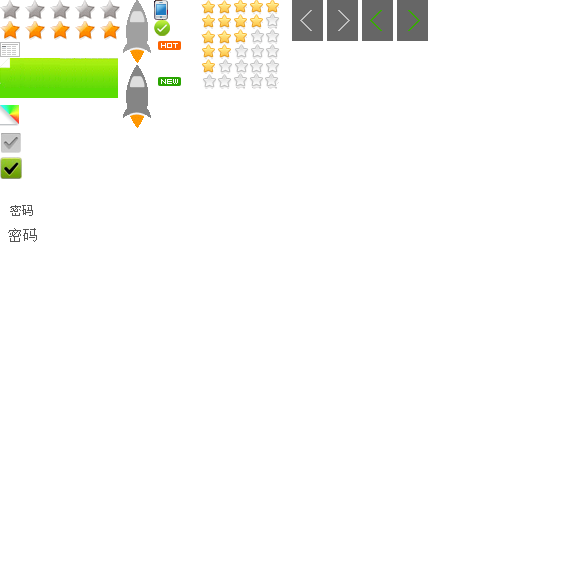
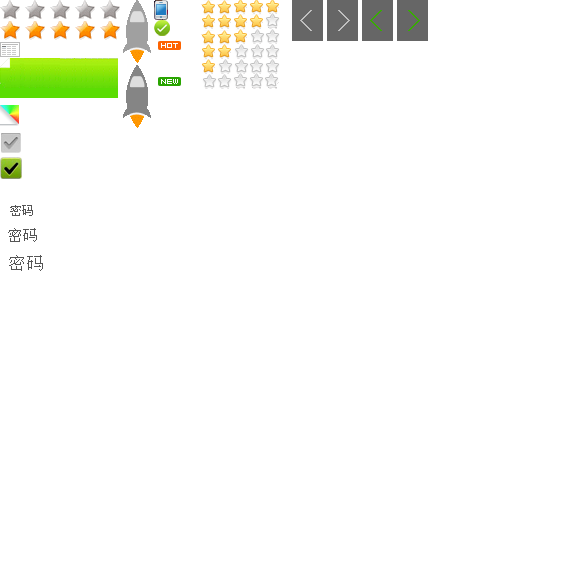
Layered file, before and after one edit (567px x 567px). Changes by layer:
painted on "password_placeholder" over [9, 255, 43, 271]
